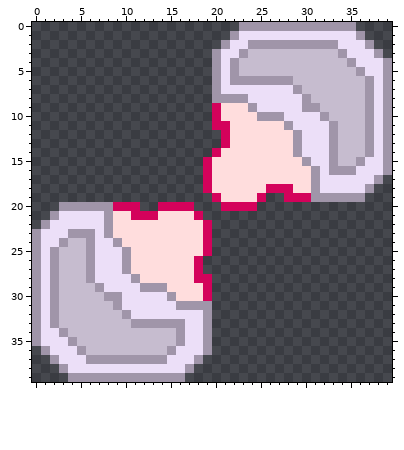
One commit to this pixel-art sprite: assets/images/sheepAge/Spy.png. Above, as it was before the edit.
The file is 40x40 pixels.
After the commit:
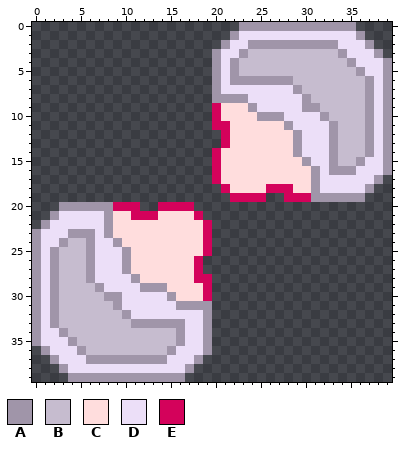
Palette (. is transparent): A #a095a9  B #c6bccf  C #ffdddd  D #ecdff8  E #d4025b
From old to new:
The author changed colour C to colour E in rows 15 to 17 at x 20; in row 18 at x 21; in row 19 at x 22 to 24.
The edit erases colour C in row 18 at x 20; in row 19 at x 21.
The edit erases colour E in rows 15 to 18 at x 19; in row 19 at x 20; in row 20 at x 21 to 24.
